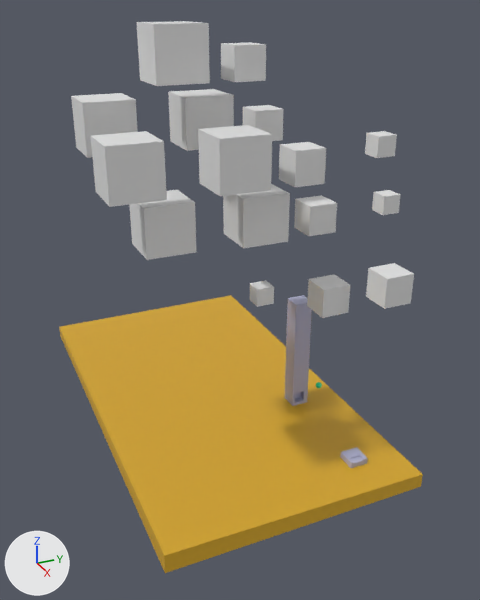
Two versions of the glTF model resources/models.glb, one commit apart.
One viewpoint serves both versions: a 50 mm camera at (7.8, -3.35, 5.17) aimed at (0.58, -0.1, 1.56). Arrows for +X, +Y and +Z are at lower left; the lights stay in place. The older version comes first. Where no turn or scale is listed for an object, it has been applied to the vertices.
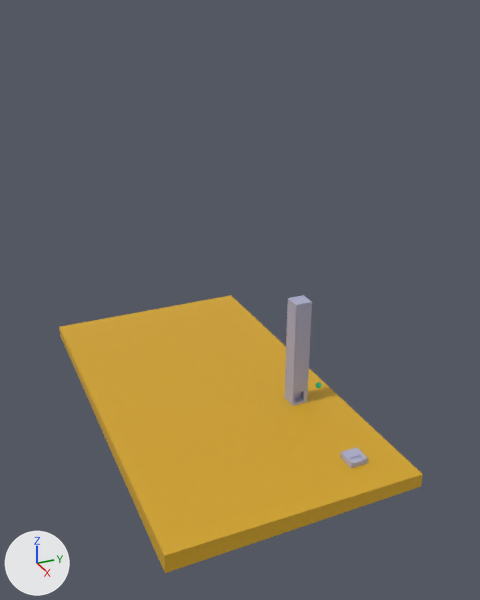
Pixel boxes (x1, y1, x2, y2) of what changed, in the pictures (480 x 600 px):
'Cube.011', deleted: before (91, 131, 167, 207)
'Cube.012', deleted: before (198, 125, 272, 196)
'Cube.019', deleted: before (137, 21, 210, 86)
'Cube.004', deleted: before (129, 190, 197, 260)
'Cube.005', deleted: before (223, 184, 290, 248)
'Cube.017', deleted: before (168, 89, 234, 151)
'Cube.016', deleted: before (71, 93, 138, 158)
'Cube.009', deleted: before (366, 263, 414, 309)
'Cube.020', deleted: before (221, 42, 266, 82)
'Cube.008', deleted: before (307, 274, 350, 318)
'Cube.006', deleted: before (294, 195, 337, 236)
'Cube.015', deleted: before (279, 150, 326, 187)
'Cube.018', deleted: before (243, 105, 284, 141)
'Cube.013', deleted: before (279, 142, 326, 185)
'Cube.014', deleted: before (365, 131, 397, 158)
'Cube.010', deleted: before (372, 190, 401, 215)
'Cube.007', deleted: before (250, 280, 274, 307)

The change in detail:
Object 'Cube.004' (ob_cube_004) is deleted.
Object 'Cube.005' (ob_cube_005) is deleted.
Object 'Cube.006' (ob_cube_006) is deleted.
Object 'Cube.007' (ob_cube_007) is deleted.
Object 'Cube.008' (ob_cube_008) is deleted.
Object 'Cube.009' (ob_cube_009) is deleted.
Object 'Cube.010' (ob_cube_010) is deleted.
Object 'Cube.011' (ob_cube_011) is deleted.
Object 'Cube.012' (ob_cube_012) is deleted.
Object 'Cube.013' (ob_cube_013) is deleted.
Object 'Cube.014' (ob_cube_014) is deleted.
Object 'Cube.015' (ob_cube_015) is deleted.
Object 'Cube.016' (ob_cube_016) is deleted.
Object 'Cube.017' (ob_cube_017) is deleted.
Object 'Cube.018' (ob_cube_018) is deleted.
Object 'Cube.019' (ob_cube_019) is deleted.
Object 'Cube.020' (ob_cube_020) is deleted.
